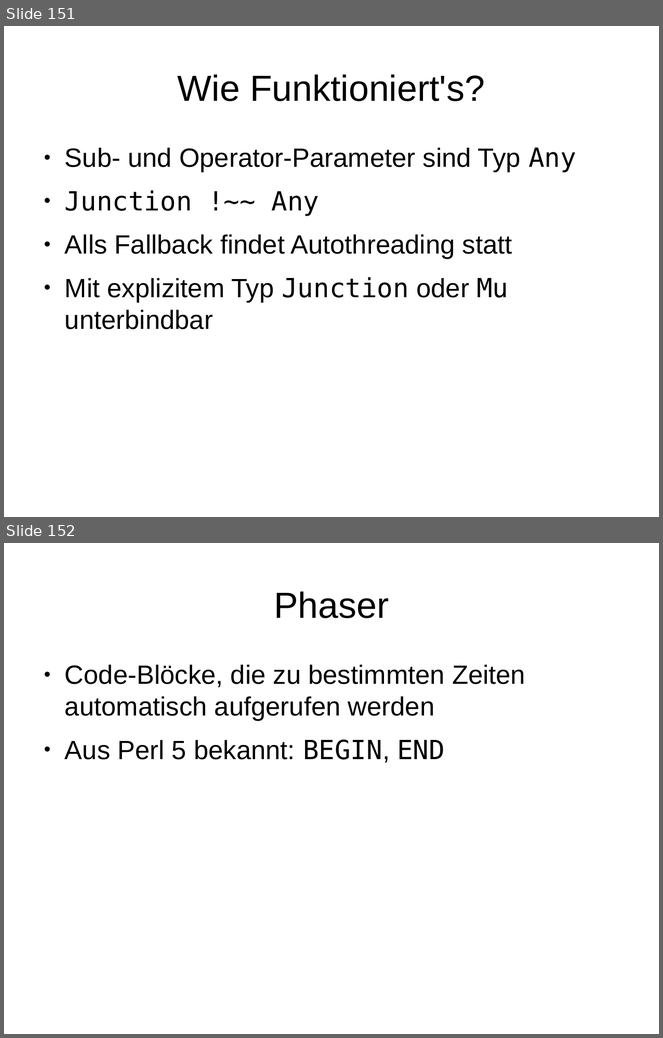
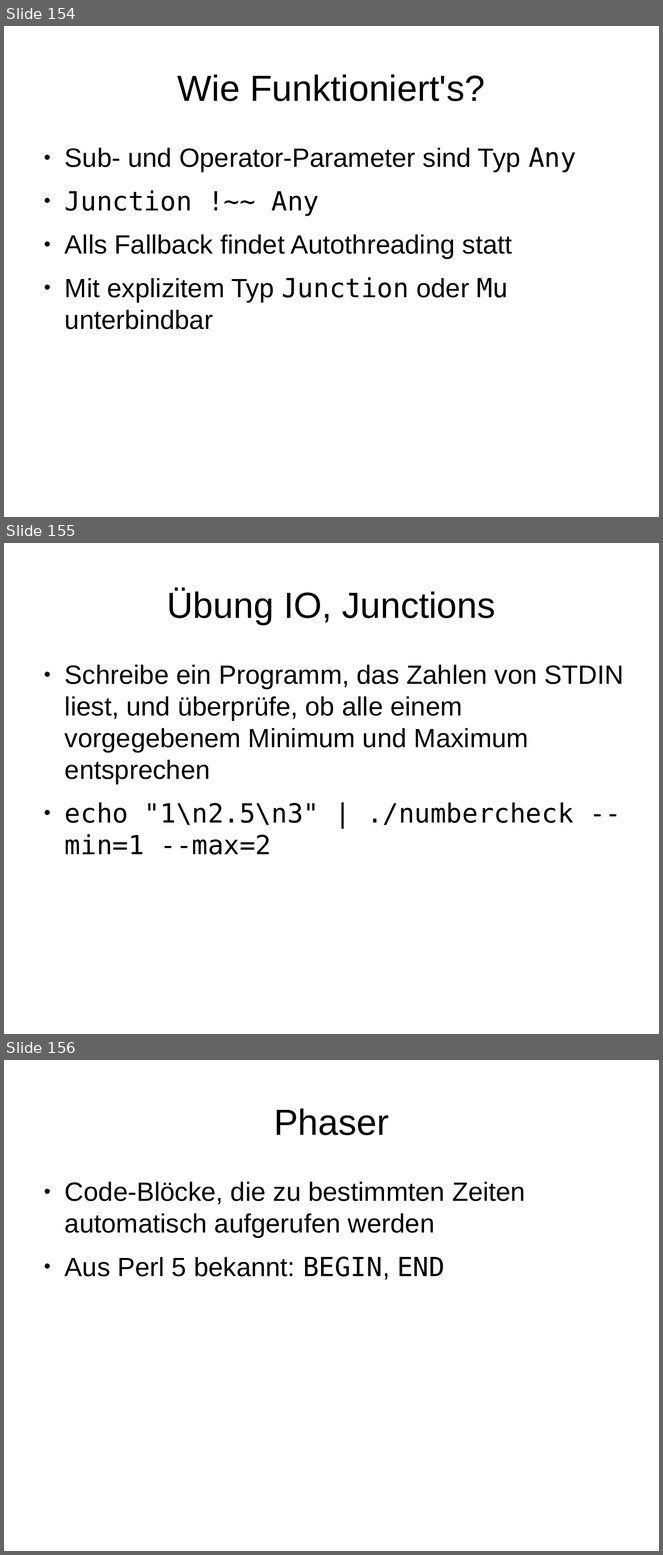
Before and after one commit to moritz/perl6-training-de, a slide deck: schulung.odp. Shown one above the other, each under a label of ours: slides 151 and 152 before the commit, slides 154, 155 and 156 after it. The pictures are 663x1038 and 663x1555 pixels, drawn with LibreOffice and Linux fonts; fonts in the diff are those of the drawing. Boxes give left, top, right and bottom in pixels: in the first picture for what was removed or moved away, otherwise in the second. Text is boxed around its words. In the diff, an @@ line names an element or a change of style, - is before the commit and + after.

```diff
--- a/schulung.odp
+++ b/schulung.odp
@@ slide 155 added at (4, 543, 659, 1034), background #FFFFFF @@
@@ title added at (167, 589, 496, 625), 44 pt, text #000000 @@
+Übung IO, Junctions
@@ text added at (65, 665, 624, 855), 32 pt, text #000000 @@
+● Schreibe ein Programm, das Zahlen von STDIN liest, und überprüfe, ob alle einem vorgegebenem Minimum und Maximum entsprechen
+● echo "1\n2.5\n3" | ./numbercheck --min=1 --max=2
@@ what was slide 151 is now slide 154 @@
@@ what was slide 152 is now slide 156 @@
```
Also in this commit, not shown: 5 other slides added.
